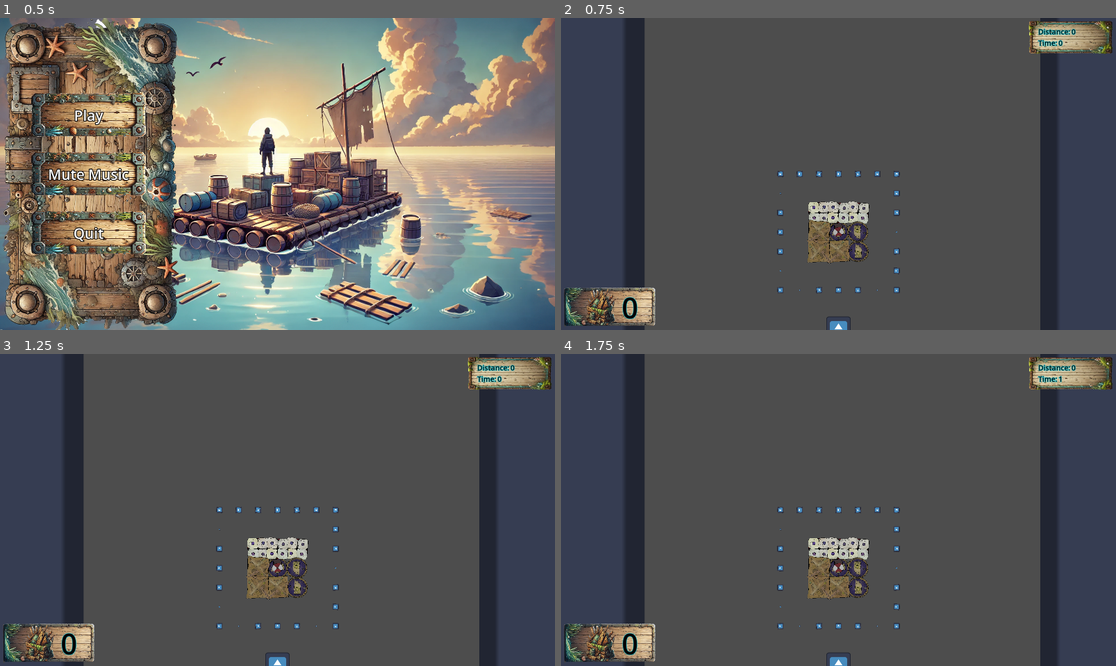
Above: before the commit, frames 1-4 (two rows, left to right).
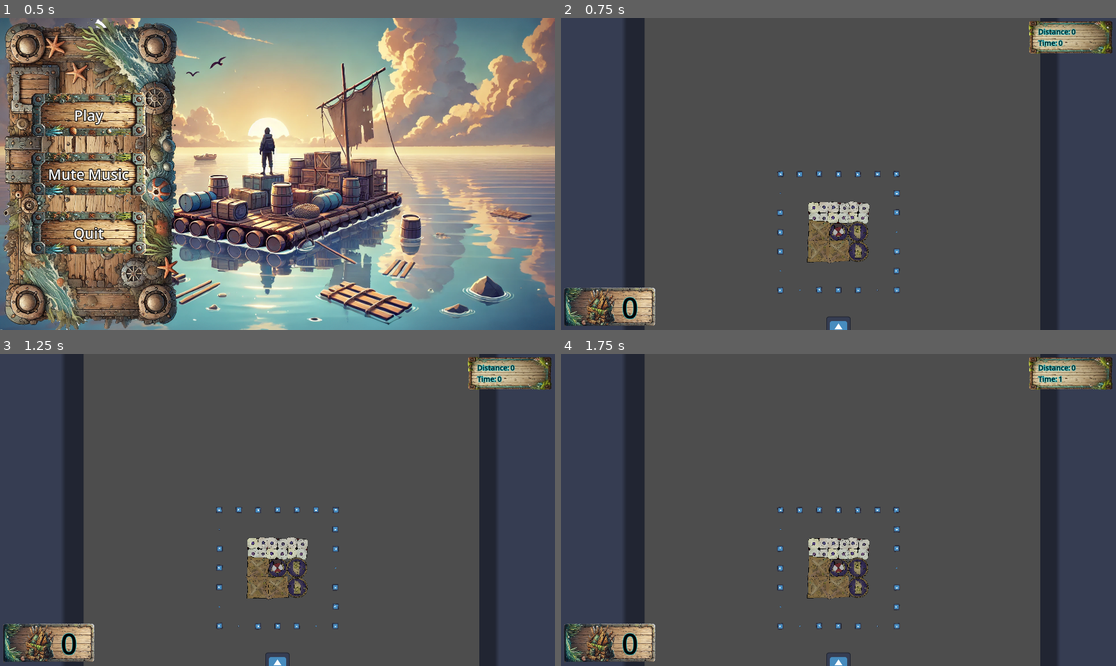
Above: after the commit, the same moments.

Repository: ARCsweden/GameJam2024FallA
Game: Godot game, scene res://UI/main_menu.tscn
Two runs of this game, one before a commit and one after it. Both use one fixed random seed, a clock stepped at 60 frames per second and the inputs below. The engine's default icon, where the game draws it, is replaced by a stand-in: a white triangle on a blue panel in a dark square.
Inputs (mouse positions are in pixels of both pictures, inside the frame that each line leads up to):
- Up to frame 1 (0.5 s): no input
- Up to frame 2 (0.75 s): click "Play" at 0.5 s
- Up to frame 3 (1.25 s): no input
- Up to frame 4 (1.75 s): tap Enter (DebugRebuild) at 1.25 s; move the mouse to (960, 494) at 1.27 s; click (960, 494) at 1.42 s

Frame 1 is identical in both runs. In frame 2, 0.4% of the frame differs, in the area x 38-62%, y 48-89%; in frame 3, 0.4%; in frame 4, 0.4%.

Commit message:
Added wobble shader

Diff:
--- a/dontdrowntogether/Scenes/RaftTile.tscn
+++ b/dontdrowntogether/Scenes/RaftTile.tscn
@@ -1,13 +1,19 @@
-[gd_scene load_steps=7 format=3 uid="uid://cw6sggaruqqcp"]
+[gd_scene load_steps=9 format=3 uid="uid://cw6sggaruqqcp"]
 
 [ext_resource type="Script" path="res://Scripts/raft_tile.gd" id="1_3r40d"]
 [ext_resource type="PackedScene" uid="uid://b1ob4rh1obs52" path="res://Assets/Audio/repair_audio_stream.tscn" id="2_0etbt"]
 [ext_resource type="Texture2D" uid="uid://dur8h03gaqp28" path="res://Assets/WoodRaftTile.png" id="2_rp4dj"]
+[ext_resource type="Shader" path="res://tile.gdshader" id="3_2x4d2"]
 [ext_resource type="Script" path="res://Scripts/repair_area.gd" id="4_chgcs"]
 [ext_resource type="PackedScene" uid="uid://nysssxwky0oq" path="res://Assets/Audio/crash_audio_stream_player.tscn" id="4_nin0e"]
 
 [sub_resource type="RectangleShape2D" id="RectangleShape2D_mv43m"]
 size = Vector2(100, 100)
+
+[sub_resource type="ShaderMaterial" id="ShaderMaterial_o378r"]
+shader = ExtResource("3_2x4d2")
+shader_parameter/Strength = 4.943
+shader_parameter/Speed = 6.097
 
 [node name="RaftTile" type="StaticBody2D"]
 collision_layer = 9
@@ -21,6 +27,7 @@
 shape = SubResource("RectangleShape2D_mv43m")
 
 [node name="Sprite2D" type="Sprite2D" parent="."]
+material = SubResource("ShaderMaterial_o378r")
 scale = Vector2(0.8, 0.8)
 texture = ExtResource("2_rp4dj")
 
--- /dev/null
+++ b/dontdrowntogether/tile.gdshader
@@ -0,0 +1,15 @@
+shader_type canvas_item;
+
+uniform float Strength : hint_range(0, 20) = 5.0;
+uniform float Speed : hint_range(0.0, 10.0) = 1.0;
+
+void vertex()
+{
+    // Add slight randomness by incorporating vertex coordinates with unique frequency and phase offsets
+    float x_offset = sin(VERTEX.y * 0.15 + TIME * Speed + VERTEX.x * 0.3) * Strength;
+    float y_offset = cos(VERTEX.x * 0.15 + TIME * Speed + VERTEX.y * 0.3) * Strength;
+
+    // Apply the calculated offsets to the vertex position
+    VERTEX.x += x_offset;
+    VERTEX.y += y_offset;
+}
